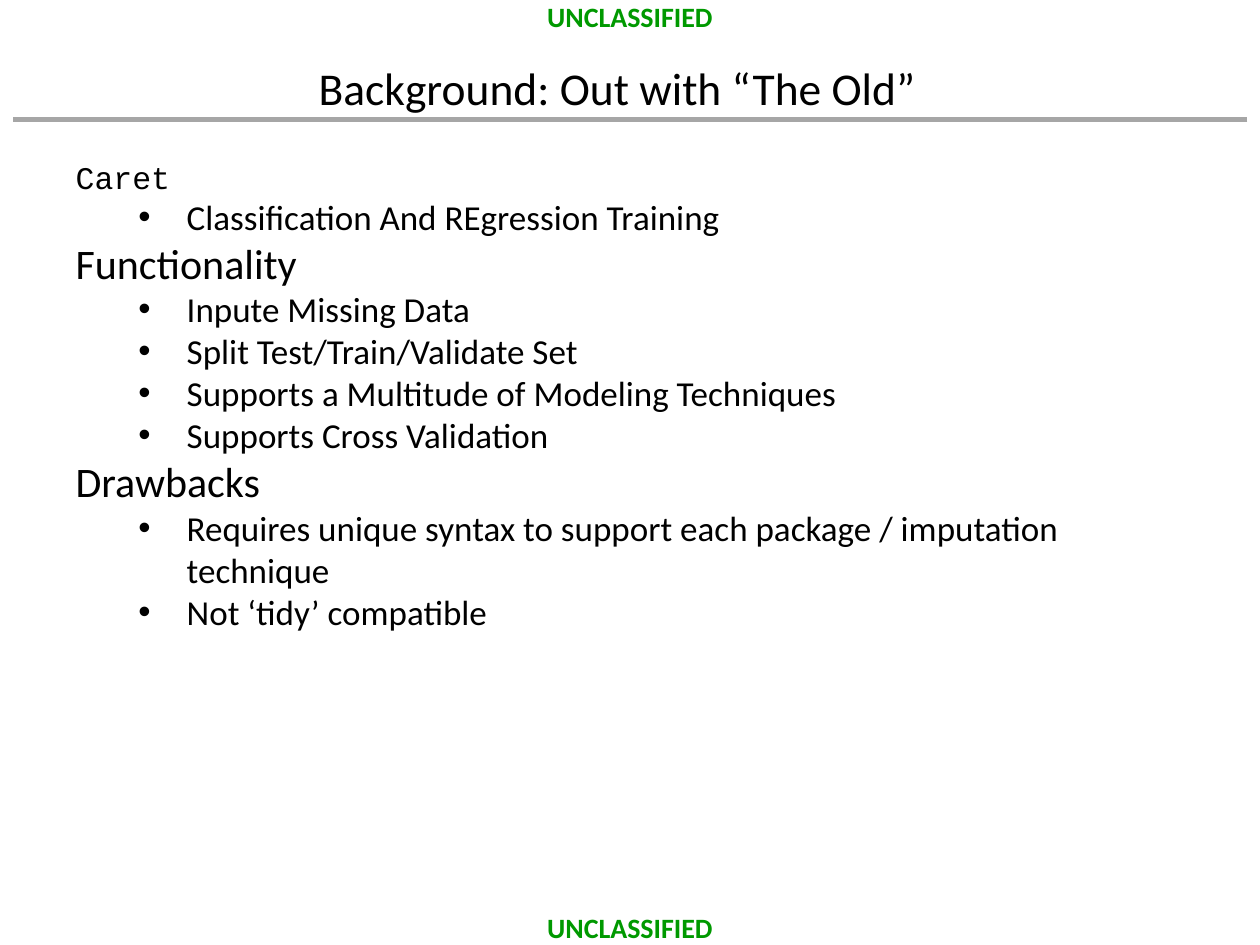
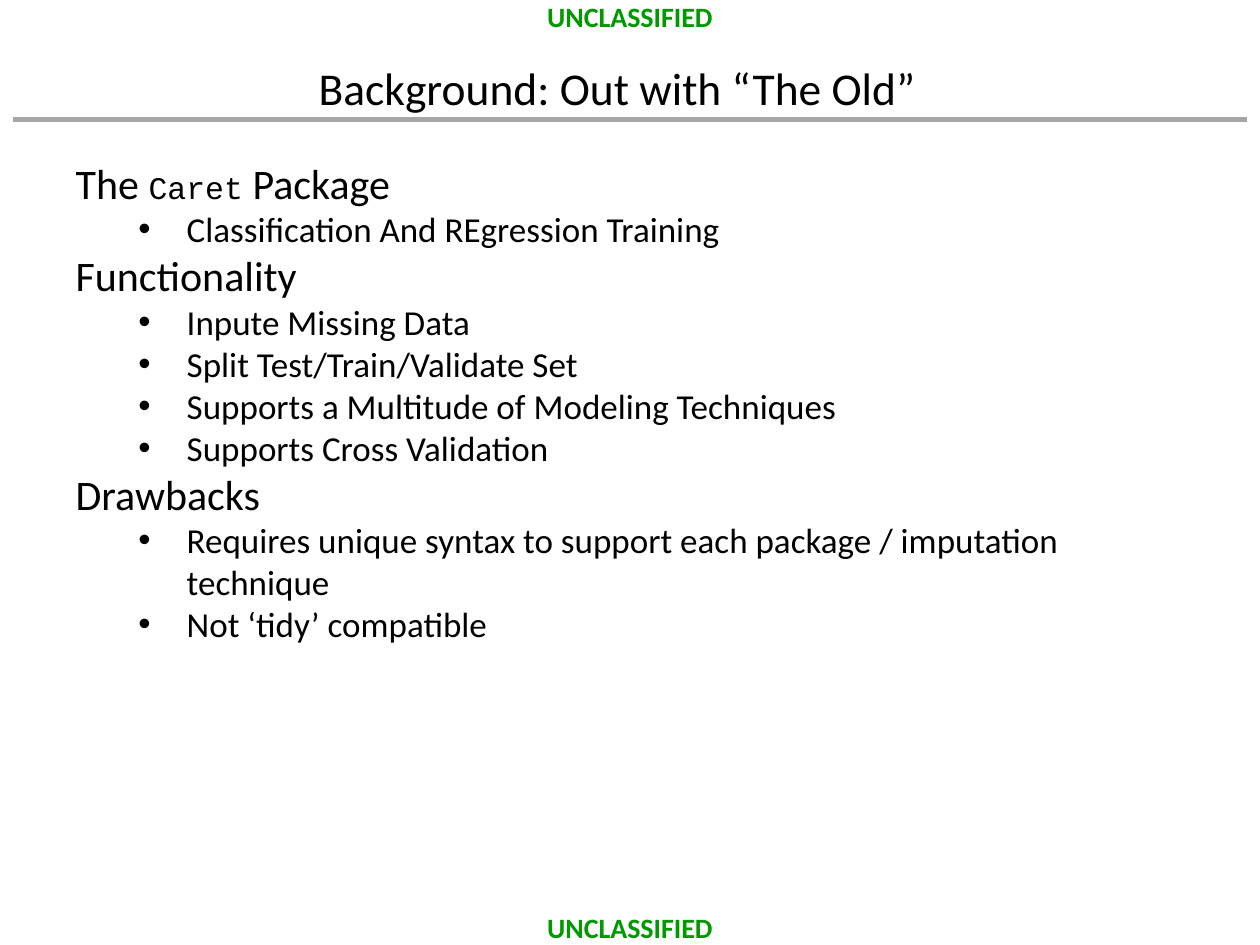
Before and after one commit to dusty-turner/MORSEmergingTechniques2019, a slide deck: slide 6 of MORS_Emerging_Techniques_Tidymodels.pptx. Drawn at 1260x945 pixels with LibreOffice and Linux fonts; fonts in the diff are those of the drawing; background and template pictures are left out. Boxes give left, top, right and bottom in pixels: in the first picture for what was removed or moved away, otherwise in the second. Text is boxed around its words. In the diff, an @@ line names an element or a change of style, - is before the commit and + after.

```diff
--- a/MORS_Emerging_Techniques_Tidymodels.pptx
+++ b/MORS_Emerging_Techniques_Tidymodels.pptx
@@ text at [76, 169, 390, 207]: text changed; size 18 to 24 pt; font Courier New to Calibri @@
-Caret
+The Caret Package
```
Also in this commit, not shown: 6 other slides changed, 3 slides added, 5 slides removed, 34 other files.
